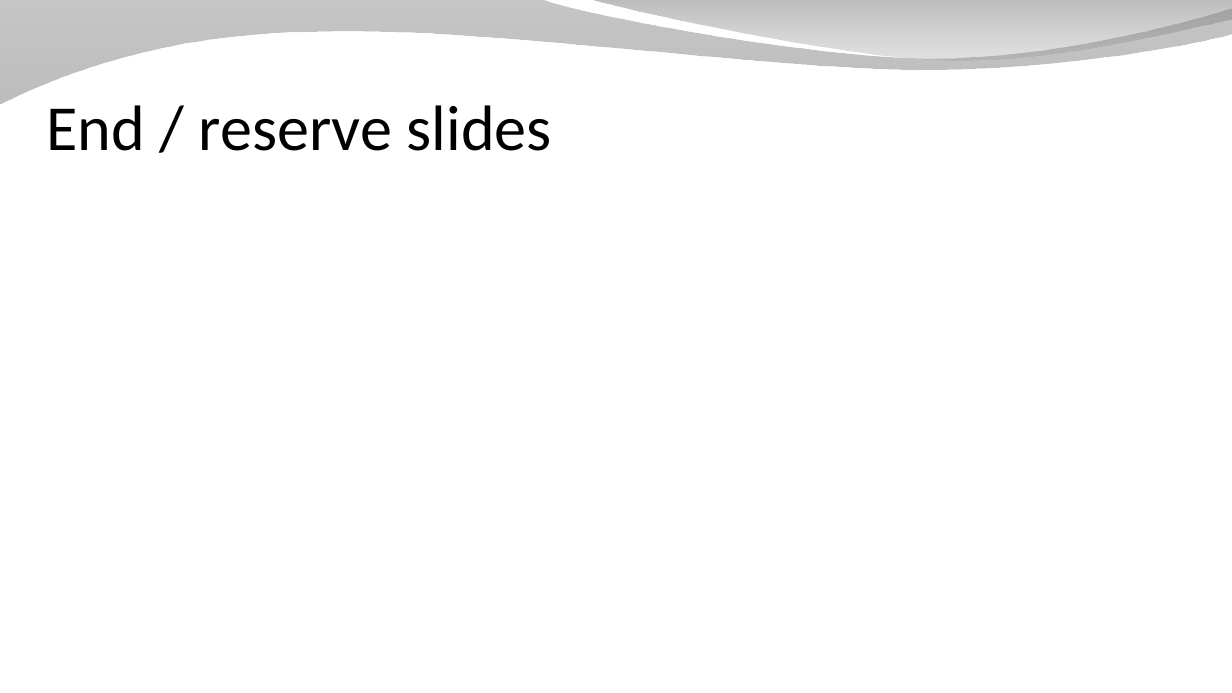
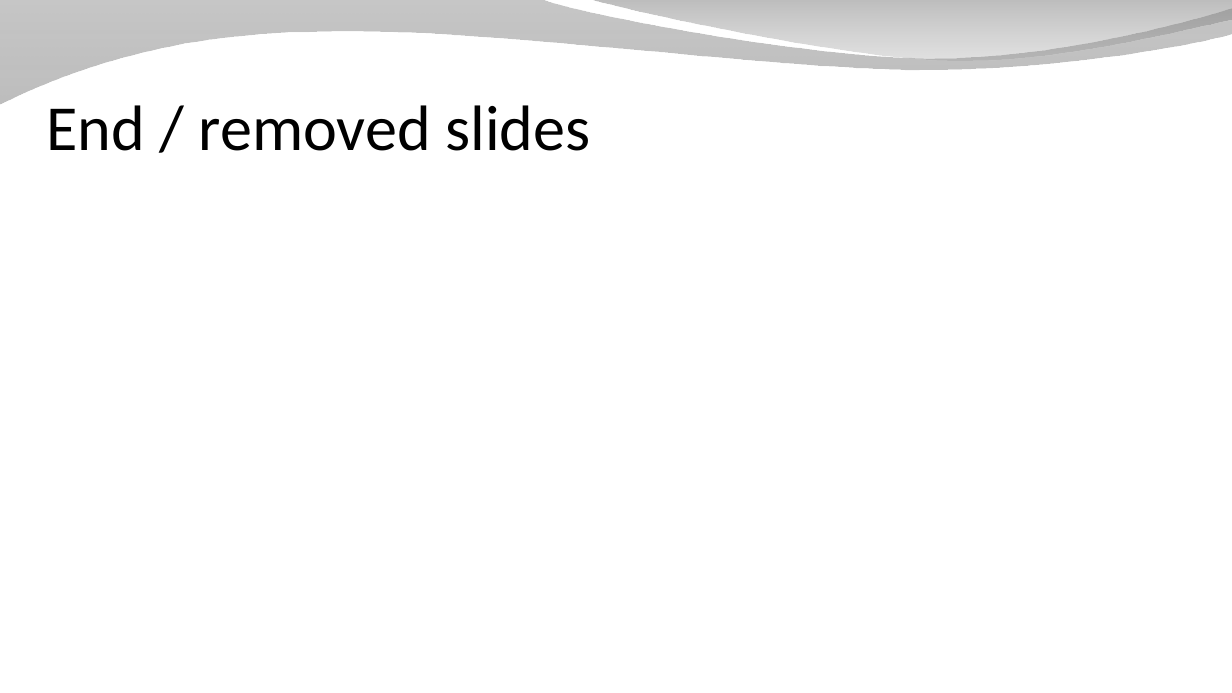
Before and after one commit to SpinalHDL/SpinalDoc, a slide deck: slide 21 of presentation/en/presentation_move_forward_short.odp. Drawn at 1232x693 pixels with LibreOffice and Linux fonts; fonts in the diff are those of the drawing; background and template pictures are left out. Boxes give left, top, right and bottom in pixels: in the first picture for what was removed or moved away, otherwise in the second. Text is boxed around its words. In the diff, an @@ line names an element or a change of style, - is before the commit and + after.

```diff
--- a/presentation/en/presentation_move_forward_short.odp
+++ b/presentation/en/presentation_move_forward_short.odp
@@ title at [46,105,590,151]: text changed @@
-End / reserve slides
+End / removed slides
```
Also in this commit, not shown: 11 other slides changed.
